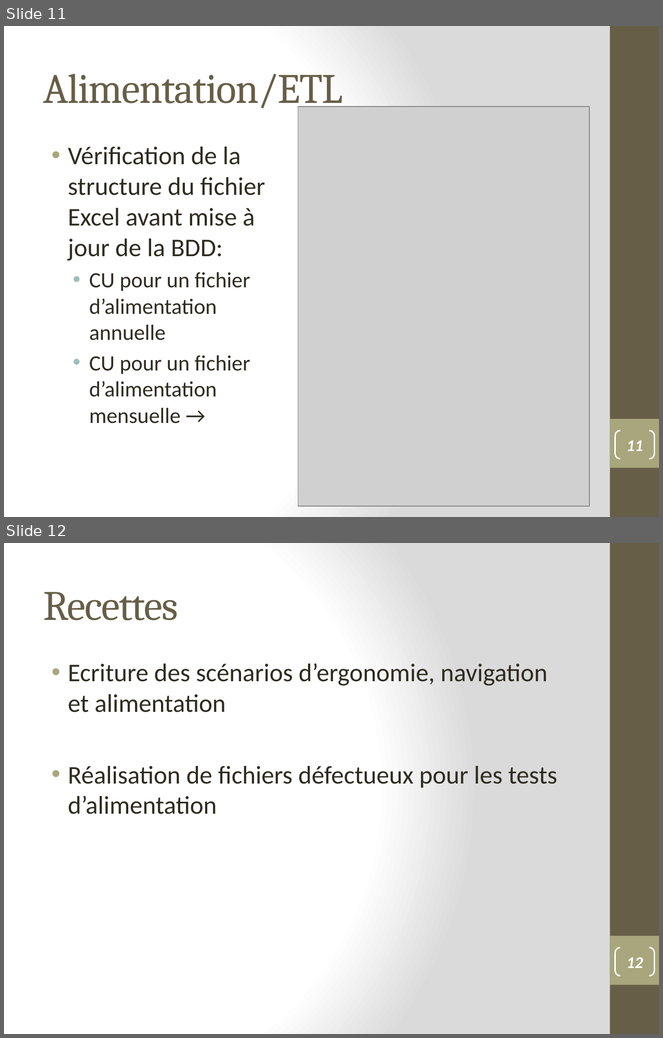
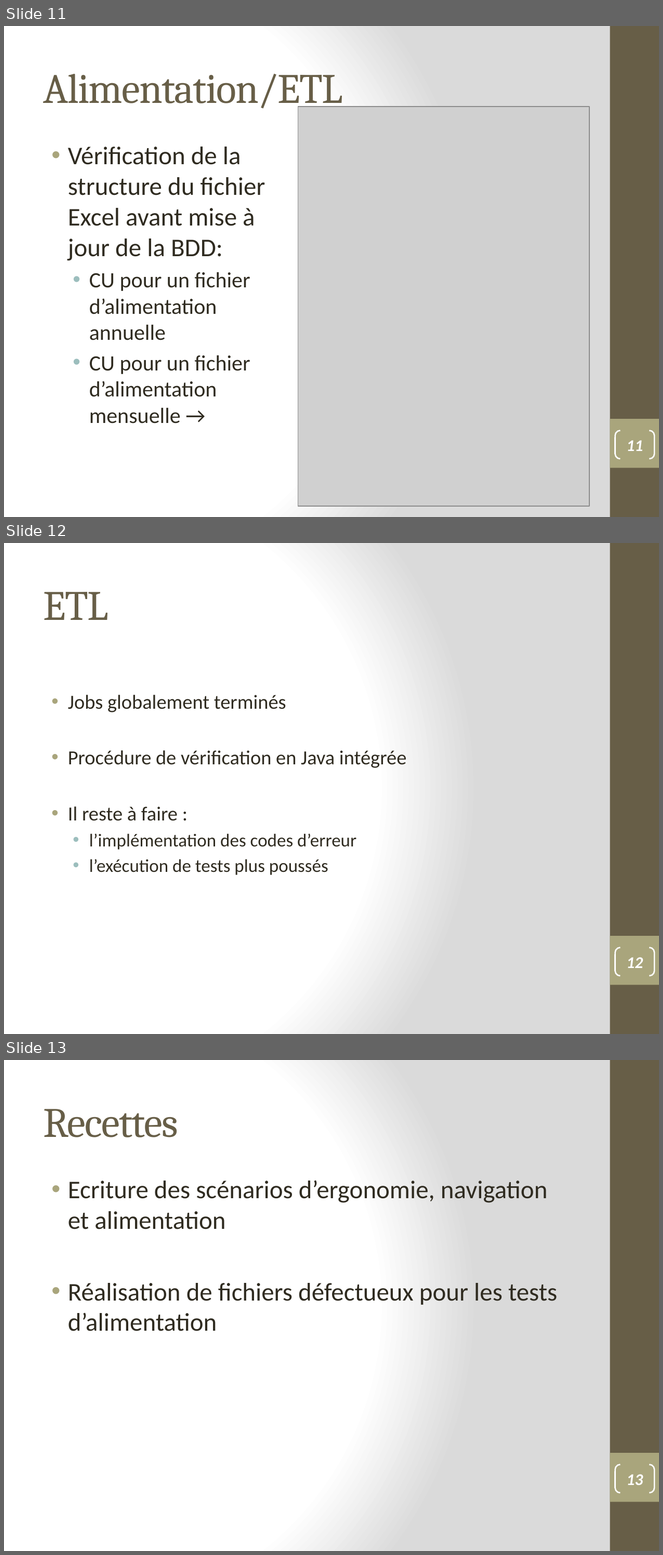
Before and after one commit to lobtec/dartiesgroupe2, a slide deck: PROJET/Presentation/PRE_26-01-11.pptx. Shown one above the other, each under a label of ours: slides 11 and 12 before the commit, slides 11, 12 and 13 after it. The pictures are 663x1038 and 663x1555 pixels, drawn with LibreOffice and Linux fonts; fonts in the diff are those of the drawing; grey boxes stand for pictures. Boxes give left, top, right and bottom in pixels: in the first picture for what was removed or moved away, otherwise in the second. Text is boxed around its words. In the diff, an @@ line names an element or a change of style, - is before the commit and + after.

```diff
--- a/PROJET/Presentation/PRE_26-01-11.pptx
+++ b/PROJET/Presentation/PRE_26-01-11.pptx
@@ slide 12 added at bbox=[4, 543, 659, 1034], background gradient #FFFFFF to #DADADA; not listed: 2 template elements that a slide beside it also shows @@
@@ title added at bbox=[44, 592, 109, 620], 46 pt, text #675E47 @@
+ETL
@@ text added at bbox=[68, 695, 406, 875], 22 pt, text #2F2B20 @@
+• Jobs globalement terminés
+• Procédure de vérification en Java intégrée
+• Il reste à faire :
+  • l’implémentation des codes d’erreur
+  • l’exécution de tests plus poussés
@@ page number added at bbox=[616, 948, 655, 976], outline #FFFFFF 1.5 pt, 18 pt, text #FFFFFF @@
+12
@@ what was slide 12 is now slide 13 @@
@@ page number at bbox=[626, 1474, 643, 1485]: text changed @@
-12
+13
```
Also in this commit, not shown: 1 slide changed.
